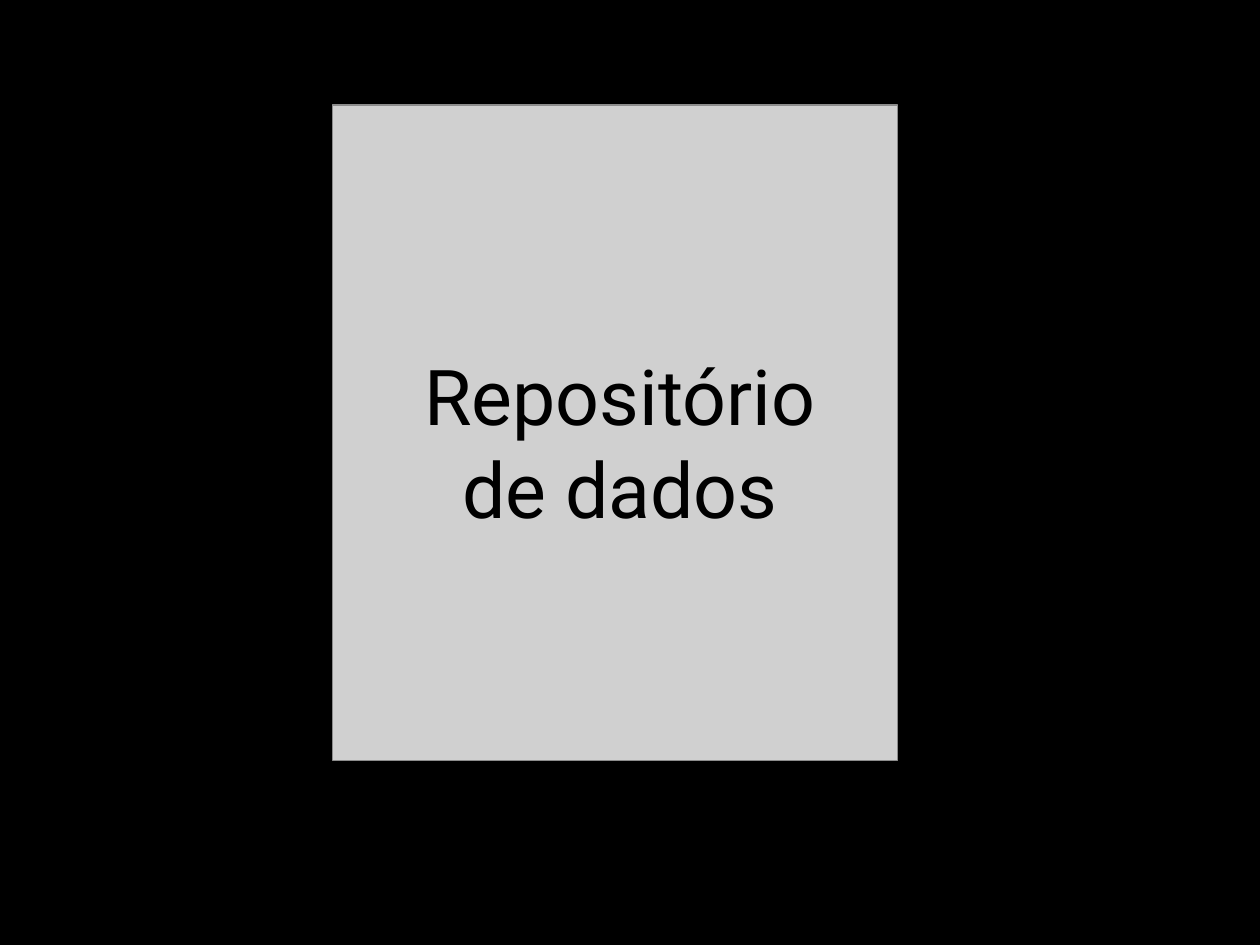
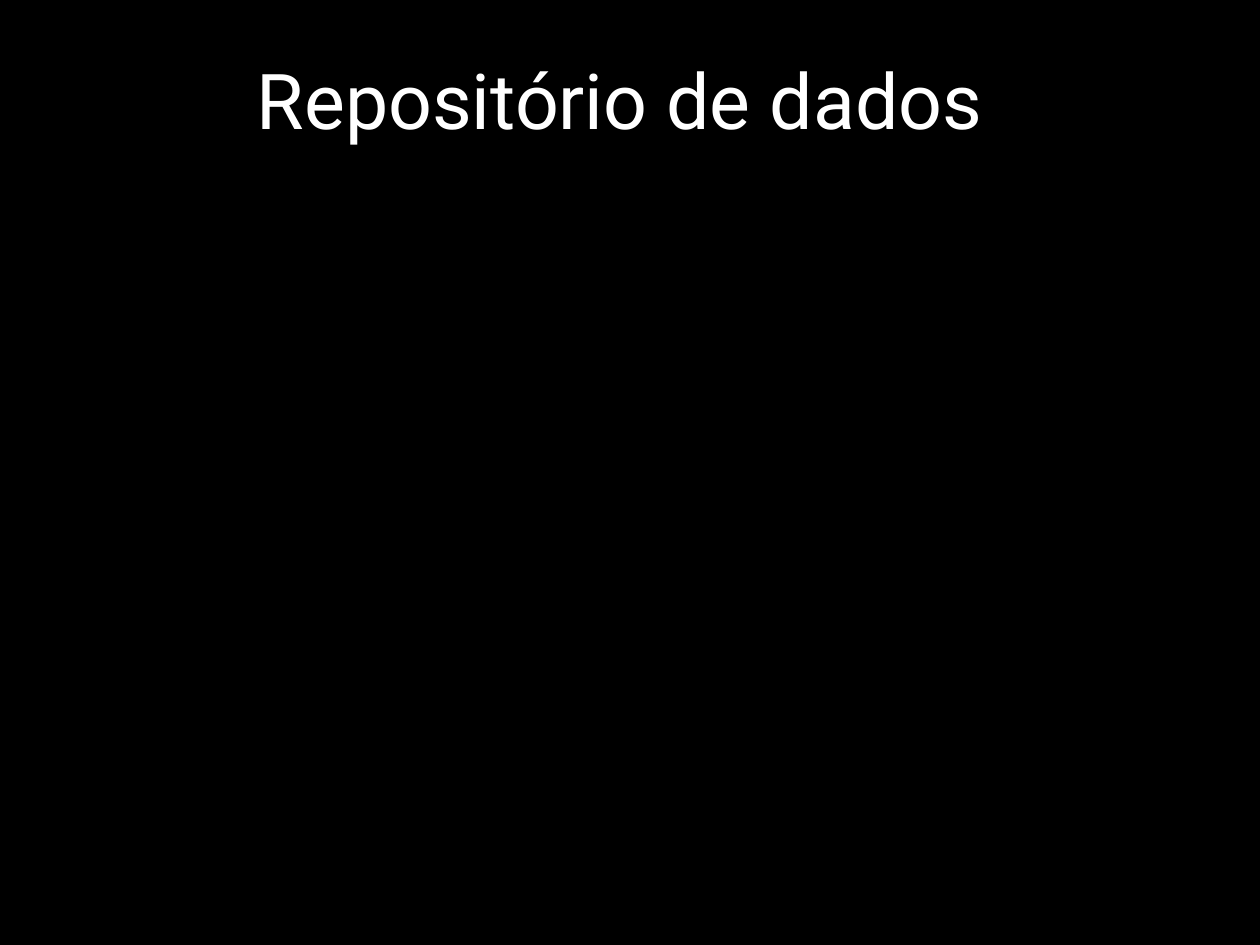
Before and after one commit to DATAUNIRIO/ap, a slide deck: slide 16 of DMQtalks/my_talk.pptx (slide 15 before the commit). Drawn at 1260x945 pixels with LibreOffice and Linux fonts; fonts in the diff are those of the drawing; grey boxes stand for pictures; background and template pictures are left out. Boxes give left, top, right and bottom in pixels: in the first picture for what was removed or moved away, otherwise in the second. Text is boxed around its words. In the diff, an @@ line names an element or a change of style, - is before the commit and + after.

```diff
--- a/DMQtalks/my_talk.pptx
+++ b/DMQtalks/my_talk.pptx
@@ text "Repositório de dados": place and size @@
-text "Repositório de dados" at [424,367,815,519]
+text "Repositório de dados" at [257,71,982,145]
@@ text "Repositório de dados" at [257,71,982,145]: text colour #000000 to #FFFFFF @@
@@ picture removed at [333,105,898,760] @@
```
Also in this commit, not shown: 3 other slides changed, 6 slides added, 1 slide removed, 1 other file.
